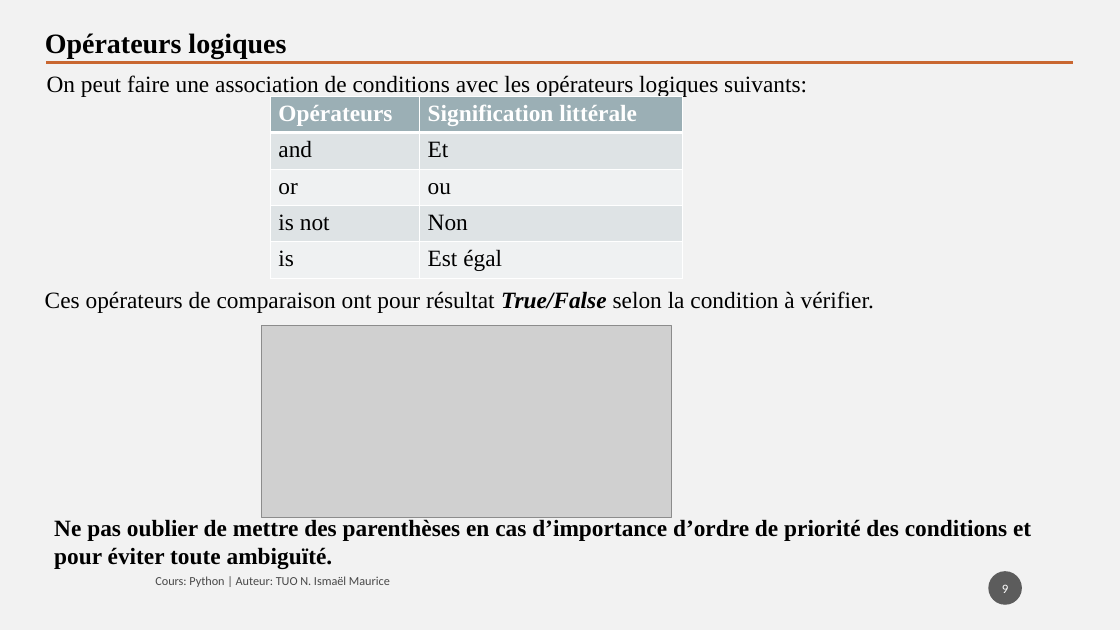
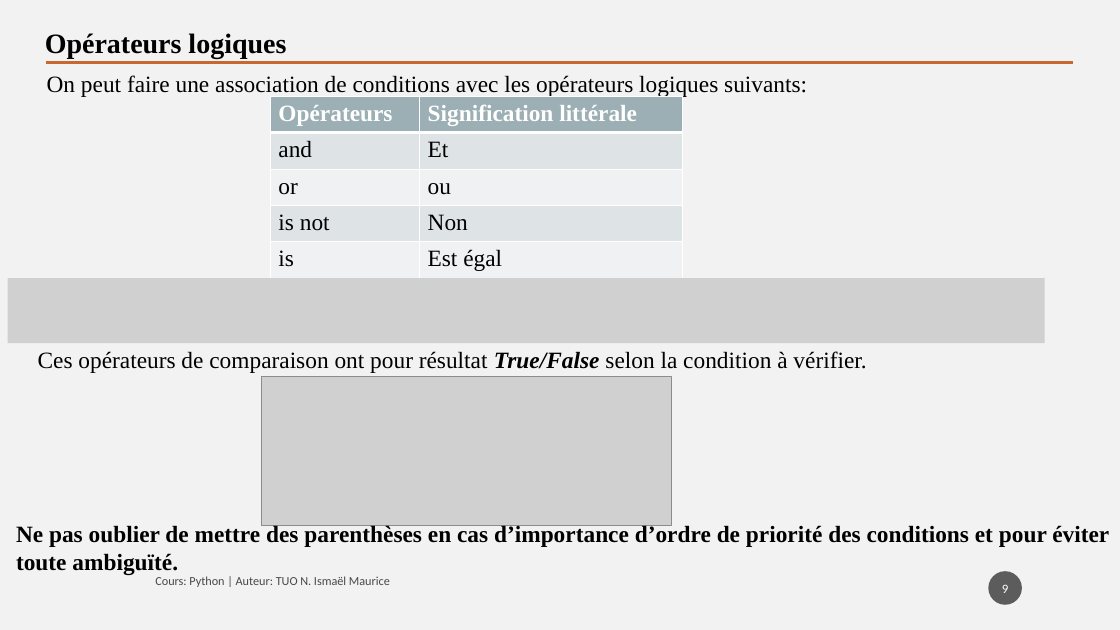
Before and after one commit to tisma95/cours-python, a slide deck: slide 9 of source/Chapitre 3 - Structures conditionnelles.pptx. Drawn at 1120x630 pixels with LibreOffice and Linux fonts; fonts in the diff are those of the drawing; grey boxes stand for pictures. Boxes give left, top, right and bottom in pixels: in the first picture for what was removed or moved away, otherwise in the second. Text is boxed around its words. In the diff, an @@ line names an element or a change of style, - is before the commit and + after.

```diff
--- a/source/Chapitre 3 - Structures conditionnelles.pptx
+++ b/source/Chapitre 3 - Structures conditionnelles.pptx
@@ picture added at (8,278,1044,343) @@
@@ text "Ces opérateurs de comparaison ont ...": place and size @@
-text "Ces opérateurs de comparaison ont ..." at (45,291,874,313)
+text "Ces opérateurs de comparaison ont ..." at (38,351,866,373)
@@ picture: place and size @@
-picture at (261,326,671,518)
+picture at (261,376,671,526)
@@ text "Ne pas oublier de mettre ..." rewrapped from (54,519,1031,569) to (16,523,1109,575) @@
```
Also in this commit, not shown: 1 other file.
